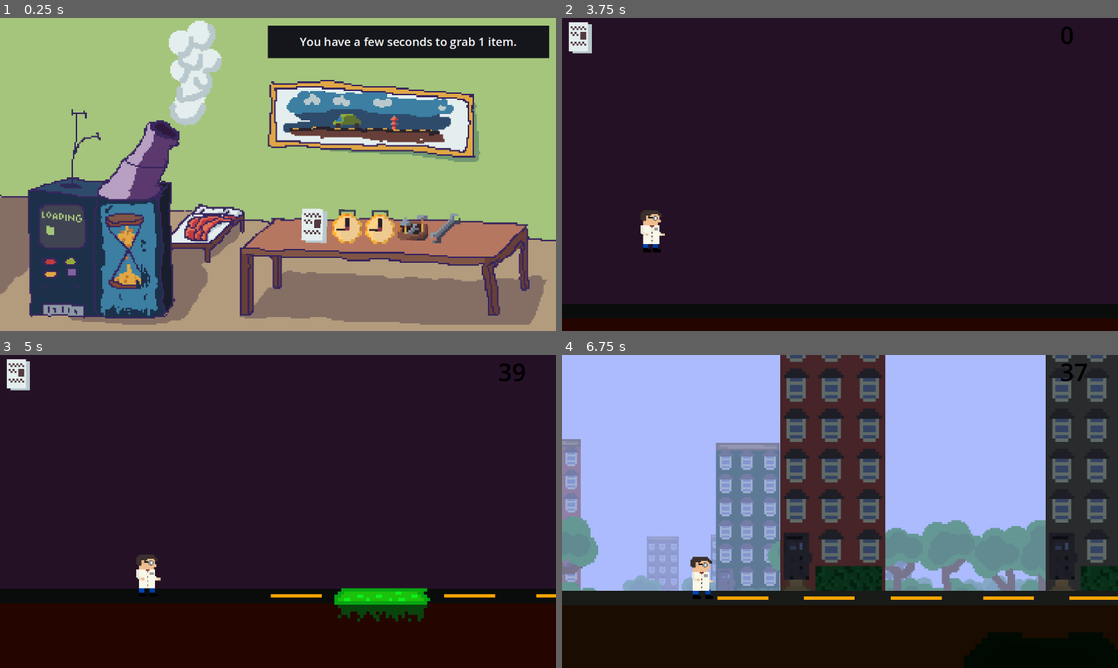
Above: before the commit, frames 1-4 (two rows, left to right).
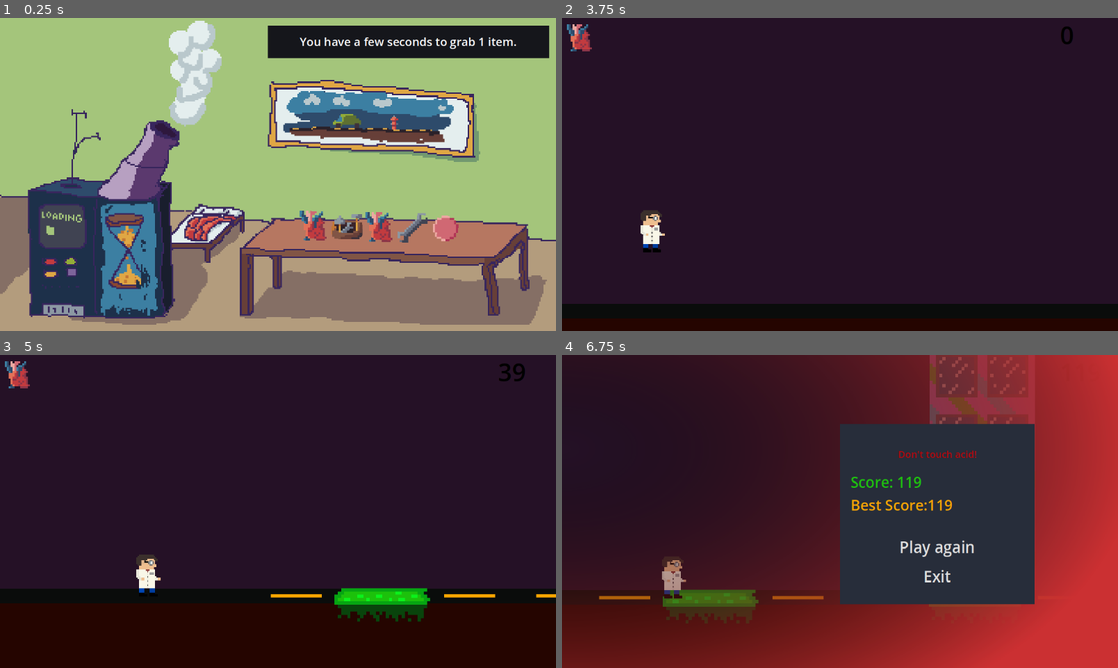
Above: after the commit, the same moments.

Repository: kir-55/Unstable
Game: Godot game, scene res://Scenes/home.tscn
Same seed, same stepped clock (60 frames per second), same inputs: the game is played once before the commit and once after it. This scene is started directly instead of the project's main scene.
Inputs (mouse positions are in pixels of both pictures, inside the frame that each line leads up to):
- Up to frame 1 (0.25 s): no input
- Up to frame 2 (3.75 s): drag from (878, 224) to (895, 105) at 0.52 s; tap Enter at 1.25, 2.75 s; drag from (728, 190) to (812, 237) at 1.27 s; tap Space (up) at 2, 2.3, 3.5 s; move the mouse to (895, 105) at 2.02 s; tap Shift (dash) at 2.1 s; drag from (812, 237) to (673, 127) at 2.77 s; move the mouse to (1006, 221) at 3.52 s; hold Space (up) from 3.53 s (still down); tap A (stop) at 3.6 s
- Up to frame 3 (5 s): release Space (up) at 4.25 s; drag from (111, 464) to (194, 433) at 4.27 s
- Up to frame 4 (6.75 s): move the mouse to (867, 511) at 5.02 s; hold Space (up) 5.03-5.75 s; tap S (bottom) at 5.1 s; click (867, 511) at 5.17 s; click (940, 545) at 5.75 s, where only the run before the commit has a clickable "Play again"; drag from (756, 433) to (728, 527) at 6.52 s

The runs differ from the first frame. In frame 1, 2.2% of the frame differs, in the area x 53-83%, y 60-73%; in frame 2, 0.4%; in frame 3, 0.4%; in frame 4, 94%, in the area x 0-100%, y 0-100%.

Commit message:
Added spawn chances for amulets

Diff:
--- a/Amulets/bag_of_tools.tres
+++ b/Amulets/bag_of_tools.tres
@@ -1,7 +1,7 @@
 [gd_resource type="Resource" script_class="Amulet" load_steps=3 format=3 uid="uid://dbplhi6u5tp6p"]
 
 [ext_resource type="Script" path="res://Scripts/Amulets/amulet.gd" id="1_cg8eo"]
-[ext_resource type="Texture2D" uid="uid://b0c206cmmmb8n" path="res://Textures/Amulets/unstable_tools.png" id="2_d3u7h"]
+[ext_resource type="Texture2D" uid="uid://b0c206cmmmb8n" path="res://textures/Amulets/unstable_tools.png" id="2_d3u7h"]
 
 [resource]
 script = ExtResource("1_cg8eo")
@@ -11,3 +11,4 @@
 texture = ExtResource("2_d3u7h")
 stack_limit = true
 limit = 1
+chance_multiplier = 5
--- a/Amulets/chronometer.tres
+++ b/Amulets/chronometer.tres
@@ -1,7 +1,7 @@
 [gd_resource type="Resource" script_class="Amulet" load_steps=3 format=3 uid="uid://bh4tipha1kv5b"]
 
 [ext_resource type="Script" path="res://Scripts/Amulets/amulet.gd" id="1_uiy2w"]
-[ext_resource type="Texture2D" uid="uid://bj4bdslc6roka" path="res://Textures/Amulets/clock.png" id="2_mc4rt"]
+[ext_resource type="Texture2D" uid="uid://bj4bdslc6roka" path="res://textures/Amulets/clock.png" id="2_mc4rt"]
 
 [resource]
 script = ExtResource("1_uiy2w")
@@ -11,3 +11,4 @@
 texture = ExtResource("2_mc4rt")
 stack_limit = true
 limit = 3
+chance_multiplier = 1
--- a/Amulets/mystery_pill.tres
+++ b/Amulets/mystery_pill.tres
@@ -1,7 +1,7 @@
 [gd_resource type="Resource" script_class="Amulet" load_steps=3 format=3 uid="uid://cw3j7kvwcevbv"]
 
 [ext_resource type="Script" path="res://Scripts/Amulets/amulet.gd" id="1_mc4rk"]
-[ext_resource type="Texture2D" uid="uid://btqbhjn6v0vqa" path="res://Textures/Amulets/mystery_pill.png" id="2_78ovb"]
+[ext_resource type="Texture2D" uid="uid://btqbhjn6v0vqa" path="res://textures/Amulets/mystery_pill.png" id="2_78ovb"]
 
 [resource]
 script = ExtResource("1_mc4rk")
@@ -11,3 +11,4 @@
 texture = ExtResource("2_78ovb")
 stack_limit = true
 limit = 1
+chance_multiplier = 1
--- a/Amulets/notes.tres
+++ b/Amulets/notes.tres
@@ -1,7 +1,7 @@
 [gd_resource type="Resource" script_class="Amulet" load_steps=3 format=3 uid="uid://bhobshe57i1af"]
 
 [ext_resource type="Script" path="res://Scripts/Amulets/amulet.gd" id="1_cayfh"]
-[ext_resource type="Texture2D" uid="uid://buq7p2x78eg0x" path="res://Textures/Amulets/notes.png" id="2_mqdsi"]
+[ext_resource type="Texture2D" uid="uid://buq7p2x78eg0x" path="res://textures/Amulets/notes.png" id="2_mqdsi"]
 
 [resource]
 script = ExtResource("1_cayfh")
@@ -11,3 +11,4 @@
 texture = ExtResource("2_mqdsi")
 stack_limit = true
 limit = 1
+chance_multiplier = 1
--- a/Amulets/pill.tres
+++ b/Amulets/pill.tres
@@ -1,7 +1,7 @@
 [gd_resource type="Resource" script_class="Amulet" load_steps=3 format=3 uid="uid://dbw5s5ormsd16"]
 
 [ext_resource type="Script" path="res://Scripts/Amulets/amulet.gd" id="1_ybbcq"]
-[ext_resource type="Texture2D" uid="uid://bajf802bkjwcw" path="res://Textures/Amulets/pill.png" id="2_d32lt"]
+[ext_resource type="Texture2D" uid="uid://bajf802bkjwcw" path="res://textures/Amulets/pill.png" id="2_d32lt"]
 
 [resource]
 script = ExtResource("1_ybbcq")
@@ -11,3 +11,4 @@
 texture = ExtResource("2_d32lt")
 stack_limit = true
 limit = 1
+chance_multiplier = 7
--- a/Amulets/pizza_slice.tres
+++ b/Amulets/pizza_slice.tres
@@ -1,7 +1,7 @@
 [gd_resource type="Resource" script_class="Amulet" load_steps=3 format=3 uid="uid://b8eetrsna3r4n"]
 
 [ext_resource type="Script" path="res://Scripts/Amulets/amulet.gd" id="1_wyi2k"]
-[ext_resource type="Texture2D" uid="uid://riixd6yx27ho" path="res://Textures/Amulets/pizza.png" id="2_unxdd"]
+[ext_resource type="Texture2D" uid="uid://riixd6yx27ho" path="res://textures/Amulets/pizza.png" id="2_unxdd"]
 
 [resource]
 script = ExtResource("1_wyi2k")
@@ -11,3 +11,4 @@
 texture = ExtResource("2_unxdd")
 stack_limit = true
 limit = 1
+chance_multiplier = 1
--- a/Amulets/second_heart.tres
+++ b/Amulets/second_heart.tres
@@ -1,7 +1,7 @@
 [gd_resource type="Resource" script_class="Amulet" load_steps=3 format=3 uid="uid://yuapycu40c26"]
 
 [ext_resource type="Script" path="res://Scripts/Amulets/amulet.gd" id="1_y1s8g"]
-[ext_resource type="Texture2D" uid="uid://cx1awwuu2u232" path="res://Textures/Amulets/heart.png" id="2_aapsc"]
+[ext_resource type="Texture2D" uid="uid://cx1awwuu2u232" path="res://textures/Amulets/heart.png" id="2_aapsc"]
 
 [resource]
 script = ExtResource("1_y1s8g")
@@ -11,3 +11,4 @@
 texture = ExtResource("2_aapsc")
 stack_limit = false
 limit = 1
+chance_multiplier = 10
--- a/Amulets/some_plant.tres
+++ b/Amulets/some_plant.tres
@@ -1,7 +1,7 @@
 [gd_resource type="Resource" script_class="Amulet" load_steps=3 format=3 uid="uid://cgk8wbbvqcoc7"]
 
 [ext_resource type="Script" path="res://Scripts/Amulets/amulet.gd" id="1_ddvoi"]
-[ext_resource type="Texture2D" uid="uid://vx8dssydrwi4" path="res://Textures/Amulets/plant.png" id="2_acyar"]
+[ext_resource type="Texture2D" uid="uid://vx8dssydrwi4" path="res://textures/Amulets/plant.png" id="2_acyar"]
 
 [resource]
 script = ExtResource("1_ddvoi")
@@ -11,3 +11,4 @@
 texture = ExtResource("2_acyar")
 stack_limit = true
 limit = 2
+chance_multiplier = 1
--- a/Amulets/wrench.tres
+++ b/Amulets/wrench.tres
@@ -1,7 +1,7 @@
 [gd_resource type="Resource" script_class="Amulet" load_steps=3 format=3 uid="uid://e1k2wmn1gx6m"]
 
 [ext_resource type="Script" path="res://Scripts/Amulets/amulet.gd" id="1_ofyad"]
-[ext_resource type="Texture2D" uid="uid://b5747t13hg1or" path="res://Textures/Amulets/wrench.png" id="2_8qg5w"]
+[ext_resource type="Texture2D" uid="uid://b5747t13hg1or" path="res://textures/Amulets/wrench.png" id="2_8qg5w"]
 
 [resource]
 script = ExtResource("1_ofyad")
@@ -11,3 +11,4 @@
 texture = ExtResource("2_8qg5w")
 stack_limit = true
 limit = 1
+chance_multiplier = 1
--- a/Scenes/game.tscn
+++ b/Scenes/game.tscn
@@ -1,11 +1,11 @@
 [gd_scene load_steps=22 format=3 uid="uid://bva6jjs3q5tws"]
 
 [ext_resource type="Script" path="res://Scripts/random_system.gd" id="1_38dti"]
-[ext_resource type="Texture2D" uid="uid://3qdpdvrtb63r" path="res://Textures/Unstable_paralax_layer1.png" id="1_b5qif"]
+[ext_resource type="Texture2D" uid="uid://3qdpdvrtb63r" path="res://textures/Unstable_paralax_layer1.png" id="1_b5qif"]
 [ext_resource type="Script" path="res://Scripts/сamera.gd" id="1_g3w6i"]
 [ext_resource type="Script" path="res://Scripts/sloper.gd" id="1_pfyk3"]
 [ext_resource type="Environment" uid="uid://ojw38xadkg2v" path="res://environment.tres" id="1_uj810"]
-[ext_resource type="Texture2D" uid="uid://b2g18eyedc21g" path="res://Textures/Unstable_paralax_layer-1.png" id="2_fxvmq"]
+[ext_resource type="Texture2D" uid="uid://b2g18eyedc21g" path="res://textures/Unstable_paralax_layer-1.png" id="2_fxvmq"]
 [ext_resource type="Script" path="res://Scripts/decoration_spawner.gd" id="2_mltma"]
 [ext_resource type="Script" path="res://Scripts/TerrainGeneration/terrain_generator.gd" id="2_redno"]
 [ext_resource type="Script" path="res://Scripts/audio_controll.gd" id="3_skbog"]
@@ -19,7 +19,7 @@
 [ext_resource type="Script" path="res://Scripts/go_to_transition.gd" id="14_8ml7d"]
 [ext_resource type="Resource" uid="uid://ddjxwuj1qgcor" path="res://Decorations/City/hydrant.tres" id="14_stlej"]
 [ext_resource type="Resource" uid="uid://1n4aegfhapd" path="res://Decorations/City/road_line.tres" id="14_tk21i"]
-[ext_resource type="AudioStream" uid="uid://s13upthllfum" path="res://Music/do gry2.mp3" id="15_6haxf"]
+[ext_resource type="AudioStream" uid="uid://s13upthllfum" path="res://music/do gry2.mp3" id="15_6haxf"]
 
 [sub_resource type="ShaderMaterial" id="ShaderMaterial_53rot"]
 shader = ExtResource("4_21xhv")
--- a/Scenes/home.tscn
+++ b/Scenes/home.tscn
@@ -1,9 +1,9 @@
 [gd_scene load_steps=18 format=3 uid="uid://bhjxp4p8df2qp"]
 
-[ext_resource type="Texture2D" uid="uid://dr46dnkcbkqui" path="res://Textures/Baners/Home/unstable_home4.png" id="1_ej7bc"]
-[ext_resource type="Texture2D" uid="uid://dfwhenvxmjuvc" path="res://Textures/Baners/Home/unstable_home3.png" id="2_hm0lt"]
-[ext_resource type="Texture2D" uid="uid://cgs0nsb18ahpp" path="res://Textures/Baners/Home/unstable_home2.png" id="3_nyt66"]
-[ext_resource type="Texture2D" uid="uid://cehxuhsv2bhp8" path="res://Textures/Baners/Home/unstable_home.png" id="4_n2qug"]
+[ext_resource type="Texture2D" uid="uid://dr46dnkcbkqui" path="res://textures/Baners/Home/unstable_home4.png" id="1_ej7bc"]
+[ext_resource type="Texture2D" uid="uid://dfwhenvxmjuvc" path="res://textures/Baners/Home/unstable_home3.png" id="2_hm0lt"]
+[ext_resource type="Texture2D" uid="uid://cgs0nsb18ahpp" path="res://textures/Baners/Home/unstable_home2.png" id="3_nyt66"]
+[ext_resource type="Texture2D" uid="uid://cehxuhsv2bhp8" path="res://textures/Baners/Home/unstable_home.png" id="4_n2qug"]
 [ext_resource type="Script" path="res://Scenes/spawn_amulets.gd" id="5_edxcn"]
 [ext_resource type="PackedScene" uid="uid://b4gt65xd5xb3n" path="res://Scenes/amulet_icon_template.tscn" id="6_f4kpi"]
 [ext_resource type="Resource" uid="uid://dbplhi6u5tp6p" path="res://Amulets/bag_of_tools.tres" id="7_wgo7m"]
--- a/Scenes/player.tscn
+++ b/Scenes/player.tscn
@@ -8,20 +8,20 @@
 [ext_resource type="PackedScene" uid="uid://buxptejpeo6y3" path="res://Scripts/old_player/bullet.tscn" id="4_ye3hi"]
 [ext_resource type="Resource" uid="uid://bh4tipha1kv5b" path="res://Amulets/chronometer.tres" id="5_twxj0"]
 [ext_resource type="Resource" uid="uid://cgk8wbbvqcoc7" path="res://Amulets/some_plant.tres" id="6_6nwpy"]
-[ext_resource type="Texture2D" uid="uid://cqnn5wprrxkk" path="res://Textures/Player/NewPlayer/1.png" id="6_iaany"]
-[ext_resource type="Texture2D" uid="uid://bfllsgqcnea8h" path="res://Textures/Player/NewPlayer/2.png" id="7_1t3cn"]
+[ext_resource type="Texture2D" uid="uid://cqnn5wprrxkk" path="res://textures/player/NewPlayer/1.png" id="6_iaany"]
+[ext_resource type="Texture2D" uid="uid://bfllsgqcnea8h" path="res://textures/player/NewPlayer/2.png" id="7_1t3cn"]
 [ext_resource type="Resource" uid="uid://yuapycu40c26" path="res://Amulets/second_heart.tres" id="8_2rtq2"]
-[ext_resource type="Texture2D" uid="uid://bnqy5phdfqc8y" path="res://Textures/Player/NewPlayer/3.png" id="8_bwfdr"]
+[ext_resource type="Texture2D" uid="uid://bnqy5phdfqc8y" path="res://textures/player/NewPlayer/3.png" id="8_bwfdr"]
 [ext_resource type="Script" path="res://Scripts/trail.gd" id="9_lardo"]
-[ext_resource type="Texture2D" uid="uid://icl8g7dyq38u" path="res://Textures/Player/NewPlayer/4.png" id="9_piadv"]
+[ext_resource type="Texture2D" uid="uid://icl8g7dyq38u" path="res://textures/player/NewPlayer/4.png" id="9_piadv"]
 [ext_resource type="Resource" uid="uid://e1k2wmn1gx6m" path="res://Amulets/wrench.tres" id="9_u770r"]
-[ext_resource type="Texture2D" uid="uid://sj3gqiiuldle" path="res://Textures/Player/NewPlayer/5.png" id="10_5sxtt"]
+[ext_resource type="Texture2D" uid="uid://sj3gqiiuldle" path="res://textures/player/NewPlayer/5.png" id="10_5sxtt"]
 [ext_resource type="Resource" uid="uid://b8eetrsna3r4n" path="res://Amulets/pizza_slice.tres" id="10_102ue"]
-[ext_resource type="Texture2D" uid="uid://c0kt14syxving" path="res://Textures/Player/NewPlayer/6.png" id="11_0pnto"]
+[ext_resource type="Texture2D" uid="uid://c0kt14syxving" path="res://textures/player/NewPlayer/6.png" id="11_0pnto"]
 [ext_resource type="Resource" uid="uid://bhobshe57i1af" path="res://Amulets/notes.tres" id="11_20fcd"]
 [ext_resource type="Resource" uid="uid://dbw5s5ormsd16" path="res://Amulets/pill.tres" id="12_2nn26"]
-[ext_resource type="Texture2D" uid="uid://cp2xyb0wba0sr" path="res://Textures/Player/NewPlayer/7.png" id="12_e6lyb"]
-[ext_resource type="Texture2D" uid="uid://w8sie85hw4eo" path="res://Textures/Player/NewPlayer/8.png" id="13_mr70v"]
+[ext_resource type="Texture2D" uid="uid://cp2xyb0wba0sr" path="res://textures/player/NewPlayer/7.png" id="12_e6lyb"]
+[ext_resource type="Texture2D" uid="uid://w8sie85hw4eo" path="res://textures/player/NewPlayer/8.png" id="13_mr70v"]
 [ext_resource type="Resource" uid="uid://cw3j7kvwcevbv" path="res://Amulets/mystery_pill.tres" id="13_y7r2x"]
 
 [sub_resource type="RectangleShape2D" id="RectangleShape2D_uu4jv"]
--- a/Scenes/spawn_amulets.gd
+++ b/Scenes/spawn_amulets.gd
@@ -13,15 +13,24 @@
 @export var amulet_prefab: PackedScene
 @export var amulets_list: Array[Amulet]
 
+
 @export var amulets_displayed: Array[int]
 
 func _ready():
 	label.text = "You have a few seconds to grab " + str(amount_of_items_to_take) + " item" + ("s." if amount_of_items_to_take > 1  else ".")
+	var multiplied_amulets_list : Array[Amulet]
+	for i in amulets_list:
+		for j in range(i.chance_multiplier):
+			multiplied_amulets_list.append(i)
+	print(str(multiplied_amulets_list.map(func(amulet): return amulet.id)))
 	for i in range(GlobalVariables.items_in_home):
-		var random_amulet = amulets_list.pick_random()
+		var random_amulet = multiplied_amulets_list.pick_random()
 
 		while !can_be_generated(random_amulet.id):
-			random_amulet = amulets_list.pick_random()
+			while multiplied_amulets_list.has(random_amulet):
+				multiplied_amulets_list.erase(random_amulet)
+			print(str(multiplied_amulets_list.map(func(amulet): return amulet.id)) + " po usunieciu")
+			random_amulet = multiplied_amulets_list.pick_random()
 
 		amulets_displayed.append(random_amulet.id)
 		spawn_amulet(random_amulet)
--- a/Scripts/Amulets/amulet.gd
+++ b/Scripts/Amulets/amulet.gd
@@ -15,6 +15,8 @@
 
 @export var limit: int = 1
 
+@export var chance_multiplier : int = 1
+
 
 
 func _validate_property(property: Dictionary) -> void:
Not shown, changed: Textures/Amulets/mystery_pill.png.import
Not shown, changed: Textures/Amulets/notes.png.import
Not shown, changed: Textures/Amulets/pill.png.import
Not shown, changed: Textures/Amulets/pizza.png.import
Not shown, changed: music/backgroundsound.mp3.import
Not shown, changed: music/break.mp3.import
Not shown, changed: music/cyberpunk.mp3.import
Not shown, changed: music/dieeffect.mp3.import
Not shown, changed: music/do gry cyber2.mp3.import
Not shown, changed: music/do gry2.mp3.import
Not shown, changed: music/gra sre4.mp3.import
Not shown, changed: music/lobby.mp3.import
(and 56 more such lines)
